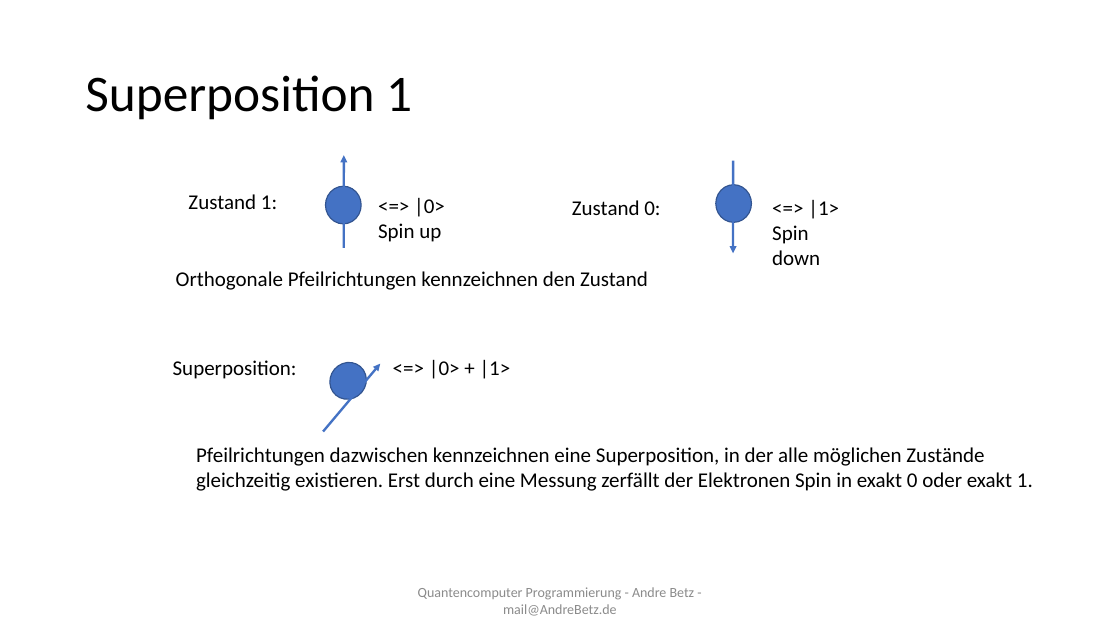
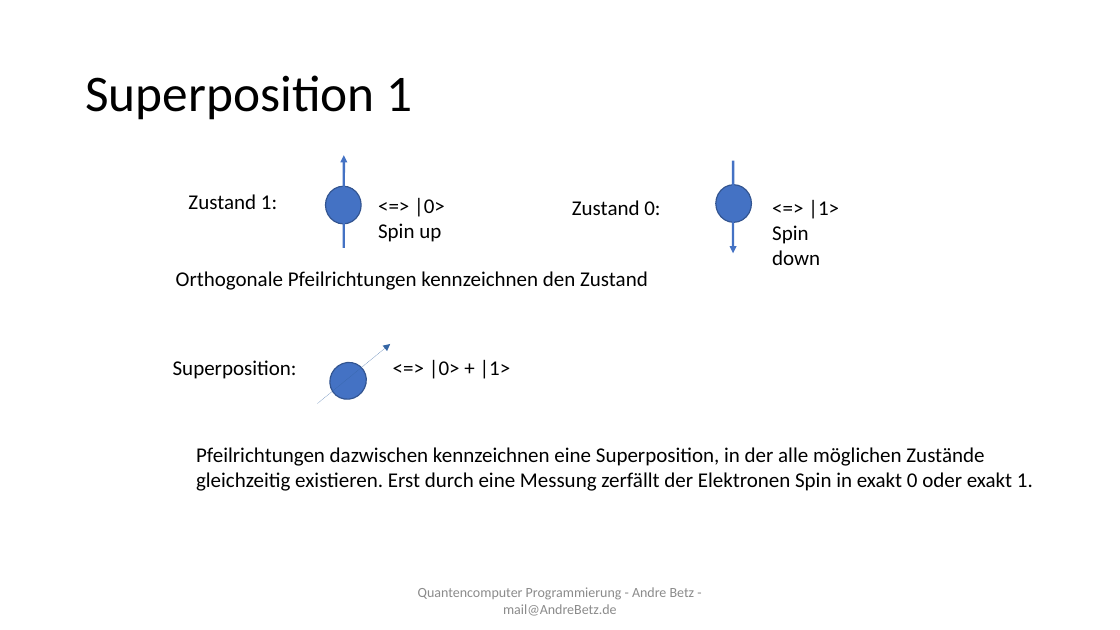
Before and after one commit to sky4walk/documents, a slide deck: slide 4 of QuantencomputerProgramming.odp. Drawn at 1120x630 pixels with LibreOffice and Linux fonts; fonts in the diff are those of the drawing. Boxes give left, top, right and bottom in pixels: in the first picture for what was removed or moved away, otherwise in the second. Text is boxed around its words. In the diff, an @@ line names an element or a change of style, - is before the commit and + after.

```diff
--- a/QuantencomputerProgramming.odp
+++ b/QuantencomputerProgramming.odp
@@ arrow moved from (320, 429) - (378, 361) to (318, 403) - (391, 344) @@
@@ arrow (318, 403) - (391, 344): stroke #4472C4 2.01 pt to #3465A4 0 pt @@
```
Also in this commit, not shown: 3 other slides changed, 4 slides added, 1 other file.
